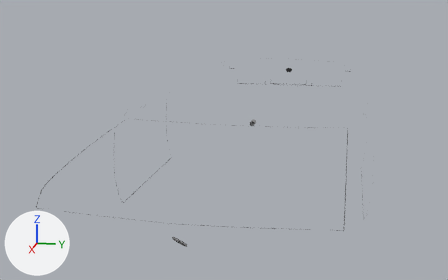
Renders of the glTF model veiculos/sketchfab/detalhe/gaucho-v8/gaucho-v8_detalhe.glb from each side of a commit.
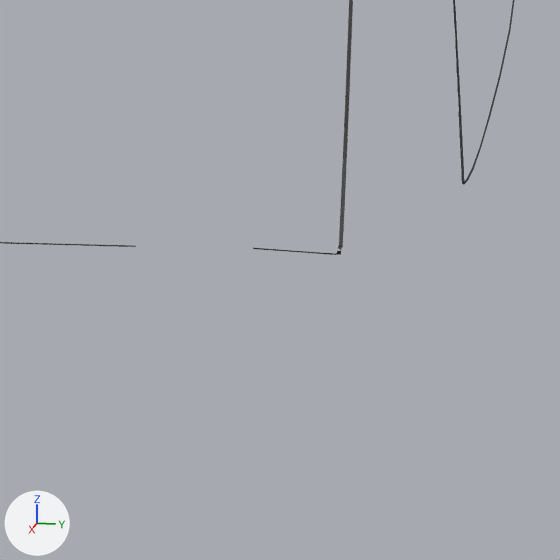
The first picture shows the older version from a camera (50 mm lens) standing at (4.22, 0.63, 1.7) and looking at (-0.19, -0.26, 0.6). The close-ups show the older and then the newer version on the part from 65% to 85% of the width and 68% to 100% of the height of that picture. Only the edits that show in the close-ups are written down. Every picture has the same lights, and +X, +Y and +Z are marked at lower left. The close-ups show mesh edges as thin lines.

The first close-up shows 'det_hood' and 1 more.
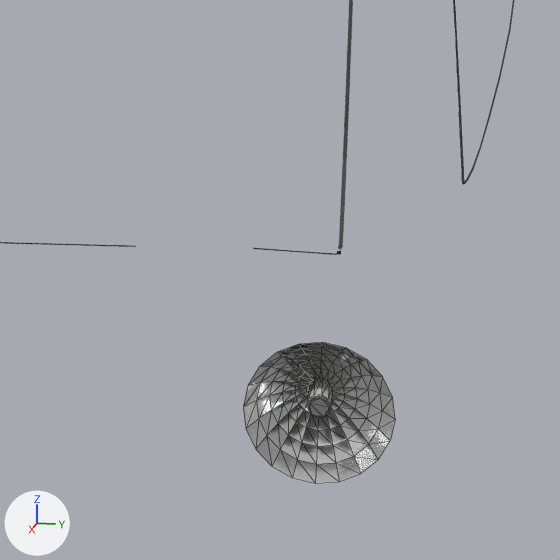
Boxes [x1, y1, x2, y2] around the edits, measured in the close-ups (560 x 560 px):
'det_headlight_left', added
    after: [243, 342, 395, 483]
    faces in mat_refletor (white #e7e7e7): [243, 342, 395, 483]
    faces in mat_luz_branca (white #e7e7e2): [307, 379, 332, 414]
    faces in mat_cromo (light grey #ceced1): [308, 396, 330, 418]

Edits to the bpy script that builds the scene:
```text
Add mat_luz_branca:
    mat_luz_branca = principled_material('luz_branca')
    mat_luz_branca.base_color = (0.8, 0.8, 0.76)  # white #e7e7e2
    mat_luz_branca.roughness = 0.1
Add mat_refletor:
    mat_refletor = principled_material('refletor')
    mat_refletor.base_color = (0.8, 0.8, 0.8)  # white #e7e7e7
    mat_refletor.metallic = 1.0
    mat_refletor.roughness = 0.12
Add me_det_headlight_left:
    me_det_headlight_left.from_pydata(...)  # 161 vertices, 292 faces; spans x 1.8227..1.8604, y 0.5829..0.6793, z 0.6089..0.7069
    # faces by material slot: [36, 36, 220]
    me_det_headlight_left.materials.append(mat_cromo)  # light grey #ceced1
    me_det_headlight_left.materials.append(mat_luz_branca)  # white #e7e7e2
    me_det_headlight_left.materials.append(mat_refletor)  # white #e7e7e7
Add ob_det_headlight_left:
    ob_det_headlight_left = bpy.data.objects.new('det_headlight_left', me_det_headlight_left)
    ob_det_headlight_left.location = (0.0, 0.0, 0.0)
```
